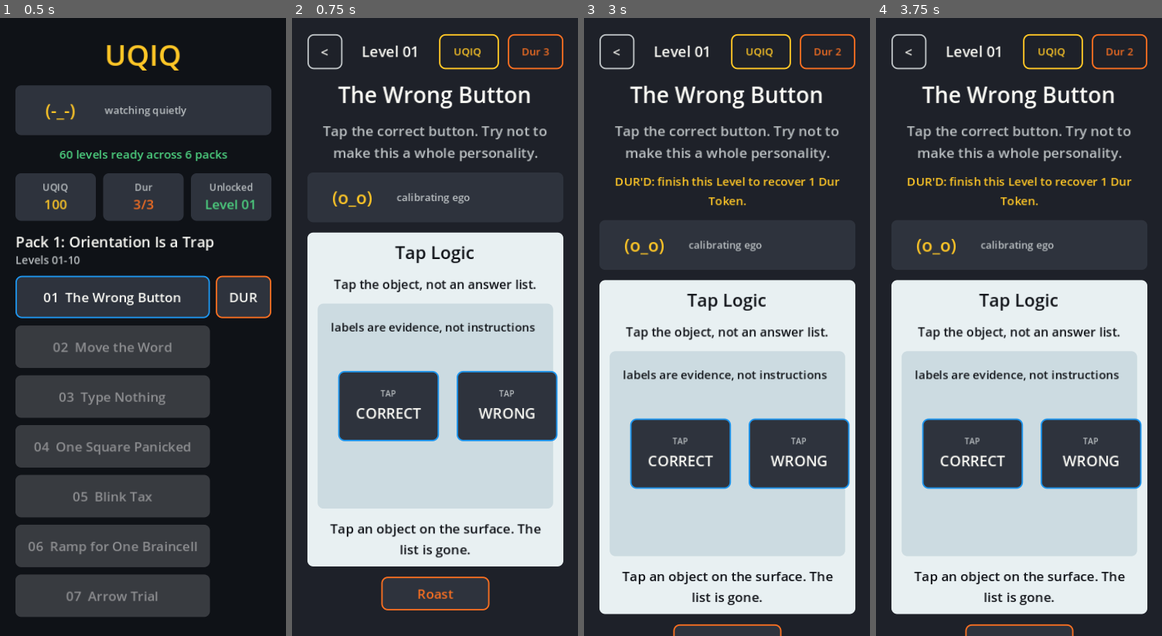
Above: before the commit, frames 1-4 (left to right).
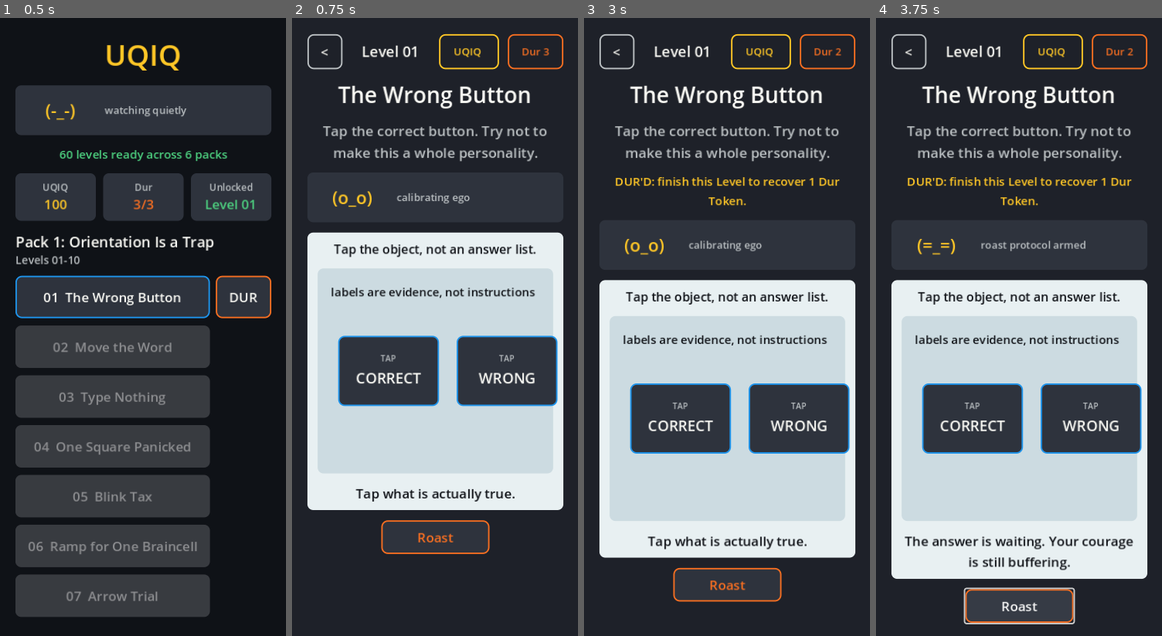
Above: after the commit, the same moments.

Repository: scwlkr/UQIQ
Game: Godot game, scene res://scenes/Main.tscn
Same seed, same stepped clock (60 frames per second), same inputs: the game is played once before the commit and once after it.
Inputs (mouse positions are in pixels of both pictures, inside the frame that each line leads up to):
- Up to frame 1 (0.5 s): no input
- Up to frame 2 (0.75 s): click "01 The Wrong Button" at 0.5 s
- Up to frame 3 (3 s): click "<" at 1.25 s; click "DUR" at 2 s; click "01 The Wrong Button | DUR'D -…" at 2.75 s
- Up to frame 4 (3.75 s): click (1019, 586) at 3.5 s, where only the run after the commit has a clickable "Roast"

Frame 1 is identical in both runs. In frame 2, 28% of the frame differs, in the area x 5-95%, y 36-96%; in frame 3, 27%; in frame 4, 26%.

Commit message:
Remove template headers from play stages

Diff:
--- a/scripts/main.gd
+++ b/scripts/main.gd
@@ -965,7 +965,6 @@
 
 func _render_level_stage(stage_box: VBoxContainer, level: Dictionary) -> void:
 	var template := str(level.get("template", ""))
-	_add_label(stage_box, template, 24, COLOR_INK)
 
 	match template:
 		"Tap Logic":
@@ -1028,7 +1027,7 @@
 
 			surface.add_child(_make_direct_tap_target(target, index))
 
-	_add_feedback(stage_box, "Tap an object on the surface. The list is gone.")
+	_add_feedback(stage_box, "Tap what is actually true.")
 
 
 func _render_drag_logic(stage_box: VBoxContainer) -> void:
Binary file changed: docs/app-store/screenshots/02_level_01_play.png
Binary file changed: docs/app-store/screenshots/03_pattern_grid.png
Binary file changed: docs/app-store/screenshots/04_memory_flash.png
Binary file changed: docs/app-store/screenshots/05_physics_draw.png
Binary file changed: docs/app-store/screenshots/07_drag_logic.png
Binary file changed: docs/app-store/screenshots/08_text_trap.png
Not shown, changed: docs/RELEASE_STATUS.md
